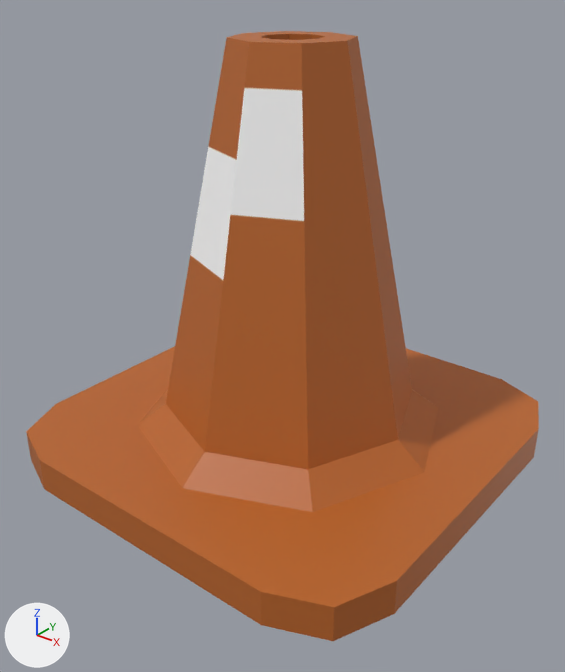
What one commit did to the Blender file assets/traffic_cone/model.blend.
Rendered twice from a camera (50 mm lens) standing at (0.617, -0.792, 0.494) and looking at (0.017, -0.041, 0.029). Lighting does not change. The marker at lower left points along +X, +Y and +Z.

Names of what the first picture shows: 'model'.
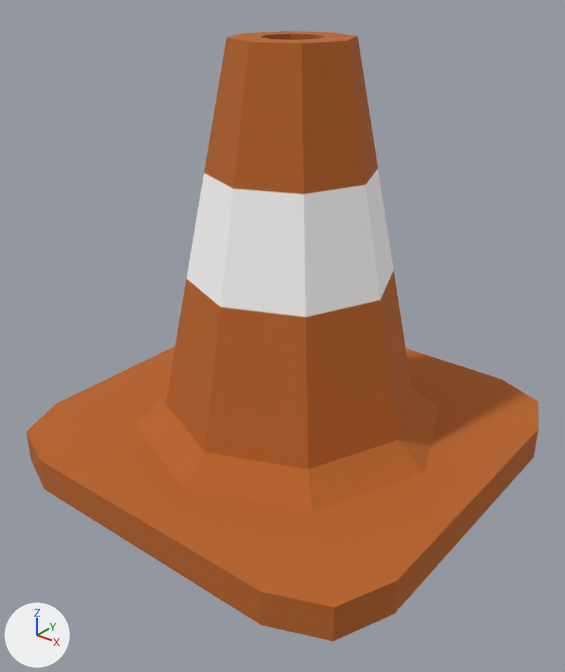
The change in detail:
In material 'Material' (mat_material), roughness goes from 0.5 to 1.0.
me_mesh_001 has 136 vertices, 136 faces and spans x -0.303..0.303, y -0.303..0.303, z -0.174..0.407.
me_mesh_001 is used by ob_model.
me_mesh_001 part 1: texture (UV) coordinates of 24 of 136 faces, centred in x -0.175..0.175, y -0.175..0.175, z -0.126..0.158, changed; they spanned u 0.01..0.99, v 0.01..0.96 and now span u 0.01..0.99, v 0.01..0.98.

Boxes (x1, y1, x2, y2) around the edits, measured in the pictures (565 x 672 px):
'model', surface changed: (180, 31, 539, 608) in both
part 1 of me_mesh_001, surface changed: (138, 36, 438, 512) in both
